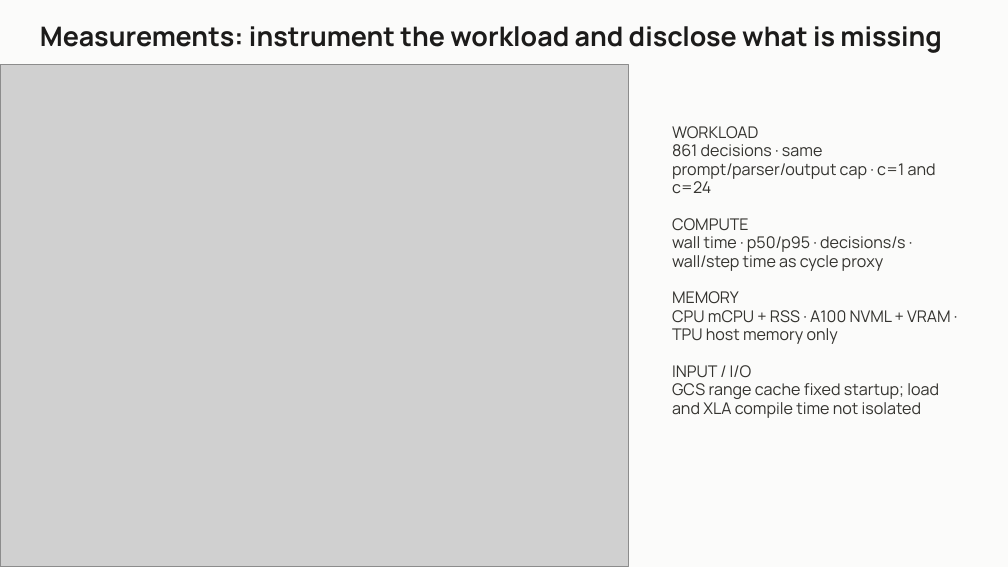
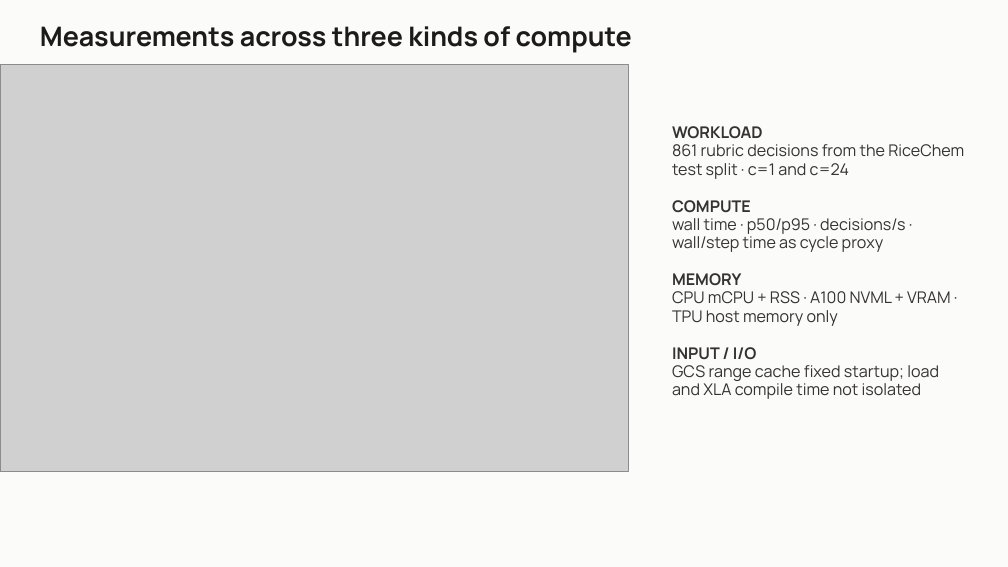
Before and after one commit to seanyepez/me344ricechem, a slide deck: slide 3 of slides/ME344_RiceChem_Option2_5_Slides.pptx. Drawn at 1008x567 pixels with LibreOffice and Linux fonts; fonts in the diff are those of the drawing; grey boxes stand for pictures. Boxes give left, top, right and bottom in pixels: in the first picture for what was removed or moved away, otherwise in the second. Text is boxed around its words. In the diff, an @@ line names an element or a change of style, - is before the commit and + after.

Commit message:
Deck final pass: conclusion in plain takeaways, cleaner results panel, cropped measurements diagram

```diff
--- a/slides/ME344_RiceChem_Option2_5_Slides.pptx
+++ b/slides/ME344_RiceChem_Option2_5_Slides.pptx
@@ text at [40, 26, 632, 53]: text changed @@
-Measurements: instrument the workload and disclose what is missing
+Measurements across three kinds of compute
@@ picture: place and size @@
-picture at [0, 65, 628, 567]
+picture at [0, 65, 628, 472]
@@ text at [672, 144, 964, 179]: text changed @@
-861 decisions · same prompt/parser/output cap · c=1 and c=24
+861 rubric decisions from the RiceChem test split · c=1 and c=24
@@ text at [672, 126, 763, 360]: bold on in "WORKLOAD", "COMPUTE", "MEMORY", "INPUT / I/O" @@
```
Also in this commit, not shown: 3 other slides changed, 1 slide added, 1 slide removed, 1 other file.
